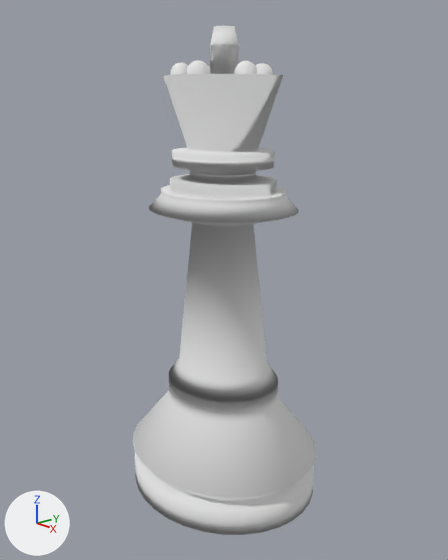
A saved change to the Blender file objects/Blender Files/queen.blend.
Rendered twice from a 50 mm camera at (4.94, -4.28, 4.29) aimed at (0.02, 0.0, 2.39). Every picture has the same lights, and +X, +Y and +Z are marked at lower left.
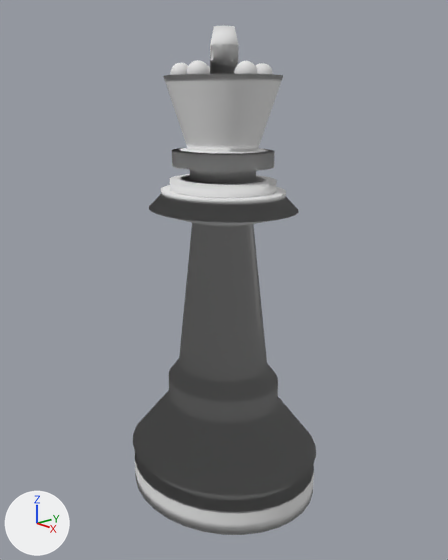
What differs and where, as boxes (x1, y1, x2, y2) in the pictures (448 x 560 px):
part 1 of me_cylinder, added: after (149, 74, 299, 382)
part 2 of me_cylinder, added (black): after (133, 359, 316, 524)

Patch to the scene script:
```diff
--- a/objects/Blender Files/queen.blend.py
+++ b/objects/Blender Files/queen.blend.py
@@ me_cylinder @@
 # used by ob_cylinder; location = (0.0, 0.0, 0.0); scale = (-1.13, 1.0, -0.0662)
-me_cylinder.from_pydata(...)  # 3756 vertices, 3846 faces; spans x -1.0..1.0, y -1.0..1.0, z -75.0..1.0
+me_cylinder.from_pydata(...)  # 5292 vertices, 5382 faces; spans x -1.0..1.0, y -1.0..1.0, z -75.0..1.0
+# me_cylinder part 1: 1056 vertices added at x -0.7..0.7, y -0.7..0.7, z -68.0..-45.9
+# me_cylinder part 2: 480 vertices added at x -1.0..1.0, y -1.0..1.0, z -21.2..-1.9
 me_cylinder.materials.append(mat_material_001)
```
